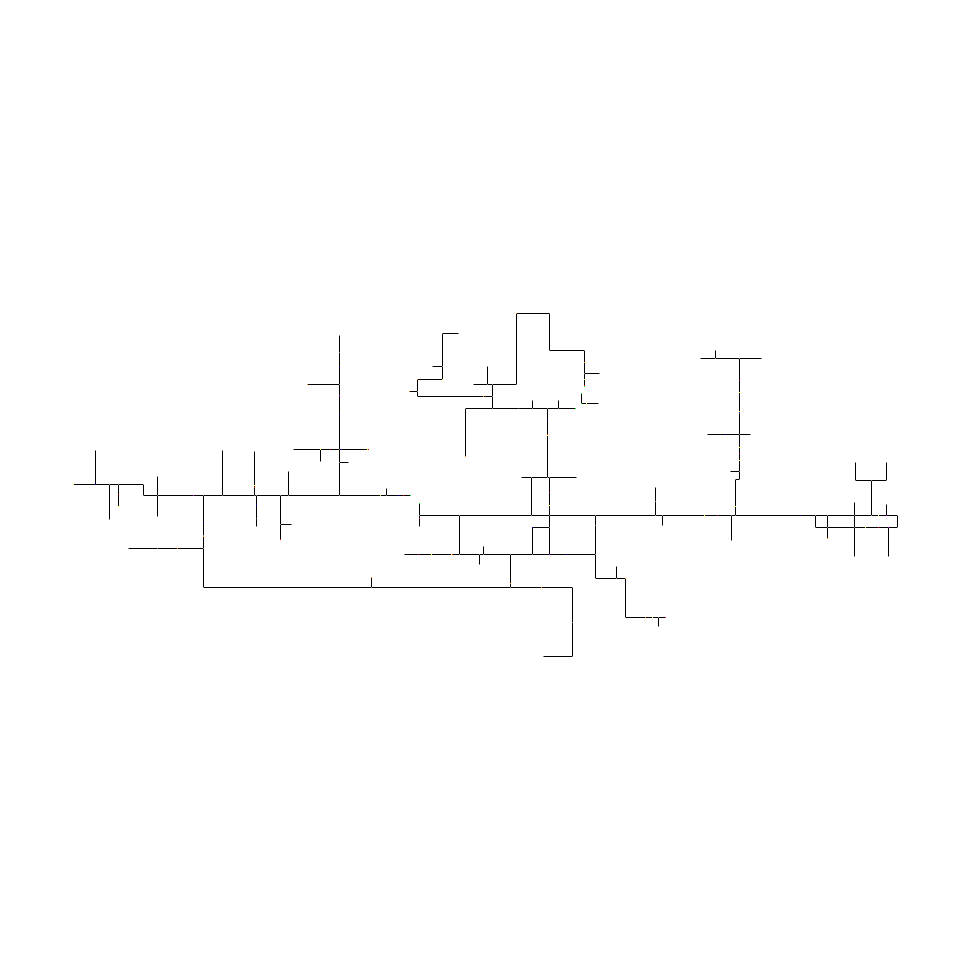
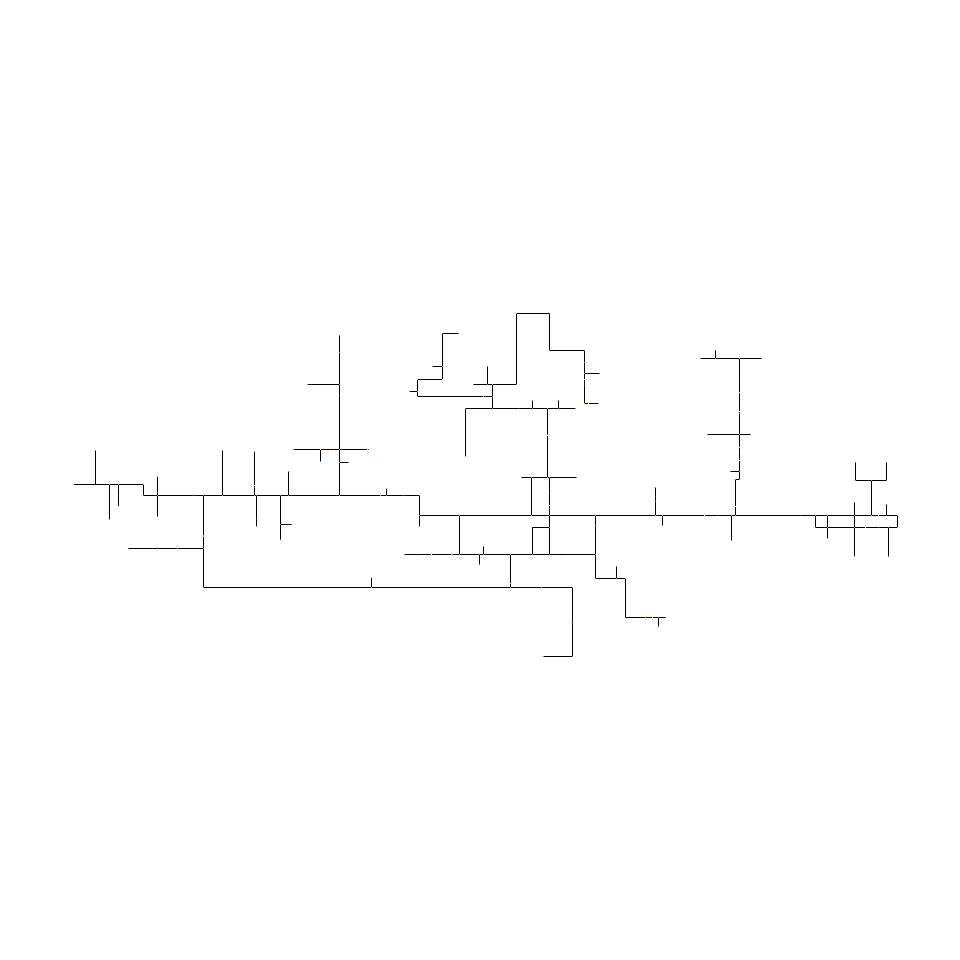
Two versions of the same layered image (960x960). Layer-by-layer changes:
painted on "Layer" over [410,386,589,504]
